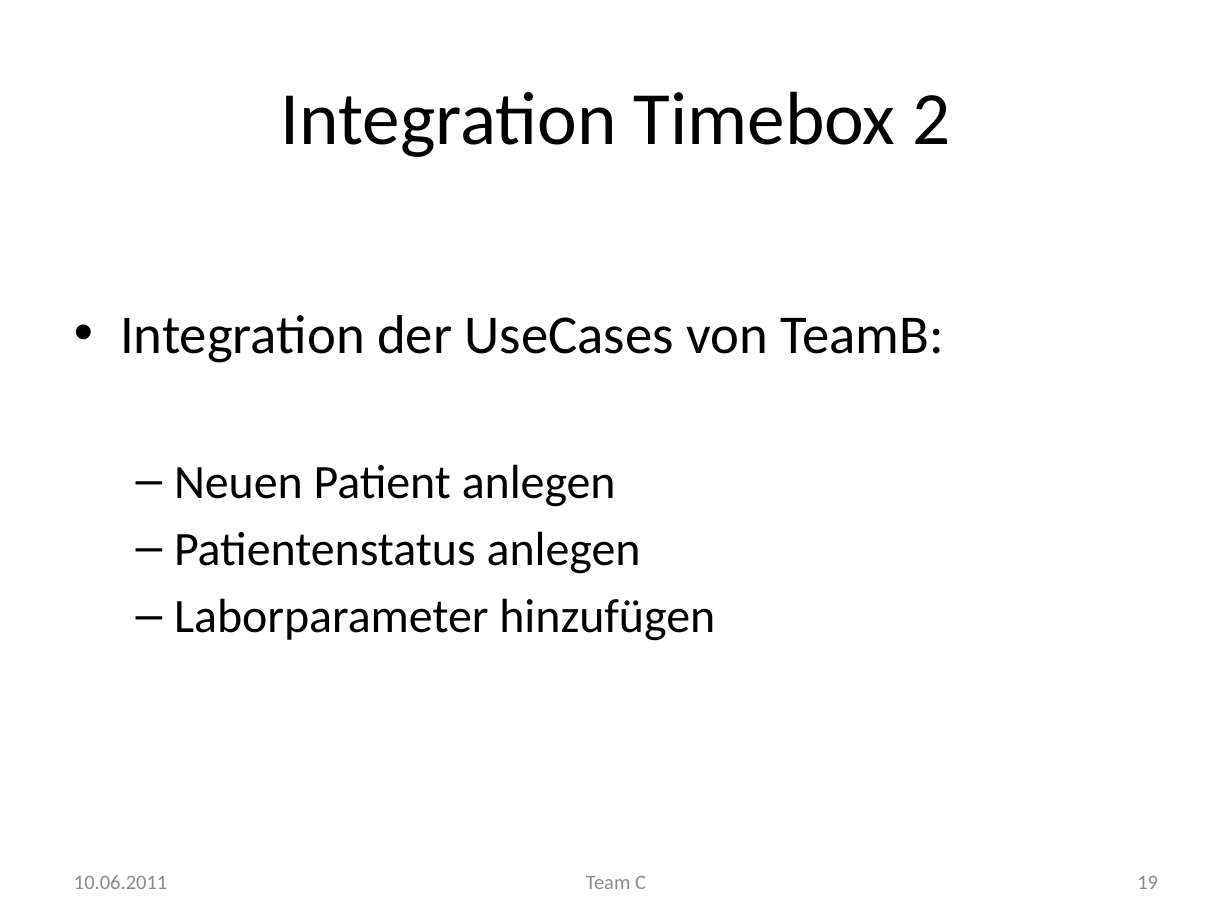
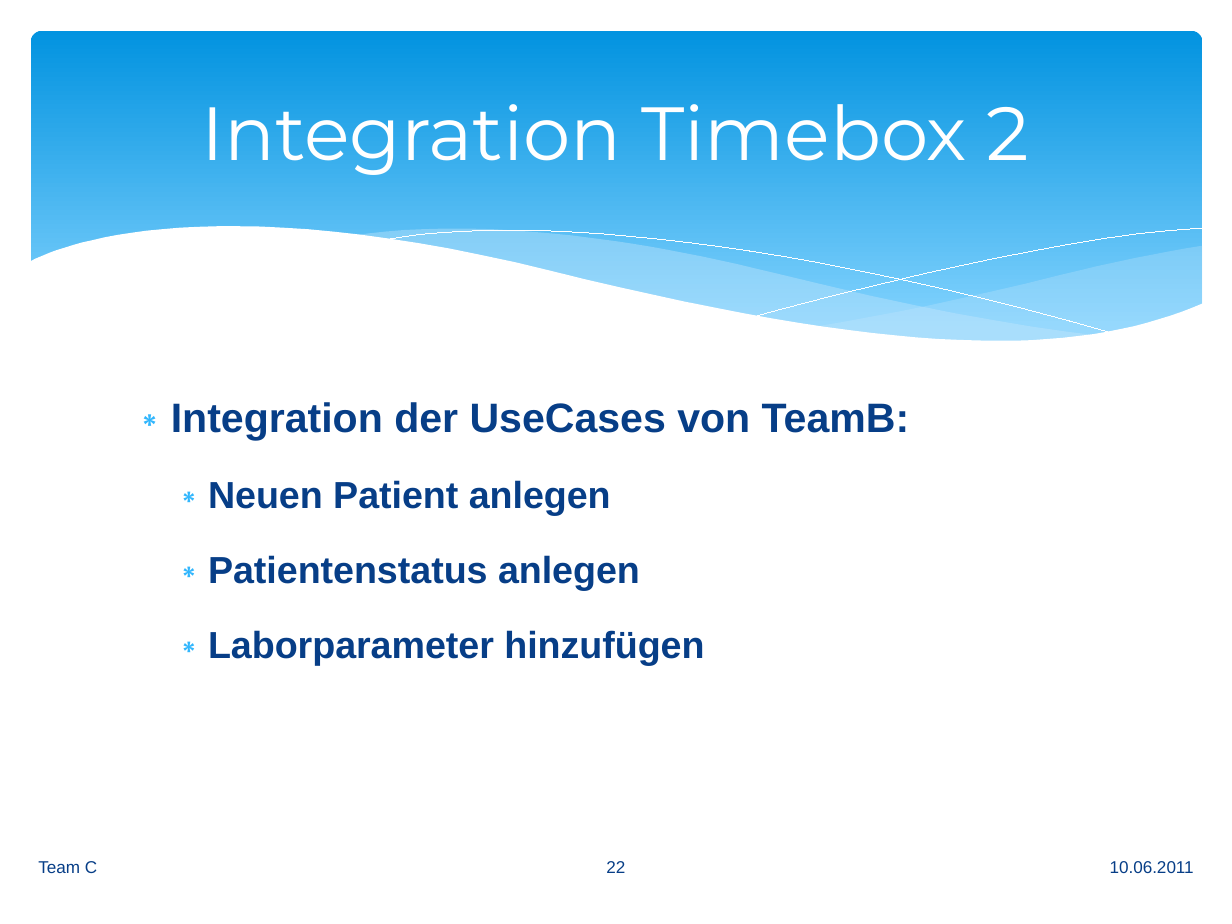
Before and after one commit to manuelTscholl/easydiet-team-c, a slide deck: slide 22 of doc/Abschluss/EasyDiet.pptx (slide 19 before the commit). Drawn at 1232x924 pixels with LibreOffice and Linux fonts; fonts in the diff are those of the drawing. Boxes give left, top, right and bottom in pixels: in the first picture for what was removed or moved away, otherwise in the second. Text is boxed around its words. In the diff, an @@ line names an element or a change of style, - is before the commit and + after.

```diff
--- a/doc/Abschluss/EasyDiet.pptx
+++ b/doc/Abschluss/EasyDiet.pptx
@@ rounded rectangle added at box(31, 31, 1202, 363), fill gradient #0293E0 to #83D3FE @@
@@ title "Integration Timebox 2": place and size @@
-title "Integration Timebox 2" at box(280, 91, 951, 157)
+title "Integration Timebox 2" at box(202, 104, 1030, 175)
@@ title "Integration Timebox 2" at box(202, 104, 1030, 175): font Calibri to Montserrat, text colour #000000 to #FFFFFF @@
@@ group added at box(28, 227, 1204, 405): 5 freeform shapes @@
@@ text "Integration der UseCases von TeamB:": place and size @@
-text "Integration der UseCases von TeamB:" at box(120, 315, 944, 641)
+text "Integration der UseCases von TeamB:" at box(171, 402, 910, 666)
@@ text "Integration der UseCases von TeamB:" at box(171, 402, 910, 666): size 32 to 24 pt in "Integration der UseCases von TeamB:"; font Calibri to Arial, text colour #000000 to #073E87, bold on; size 28 to 22 pt in "Neuen Patient anlegen", "Patientenstatus anlegen", "Laborparameter hinzufügen"; bullet • to ∗; line spacing 1 to 1.5; less space between paragraphs; bullet – to ∗ @@
@@ text "Team C": place and size @@
-text "Team C" at box(586, 876, 646, 889)
+text "Team C" at box(38, 861, 97, 873)
@@ text "Team C" at box(38, 861, 97, 873): size 12 to 10 pt, font Calibri to Arial, text colour #8C8C8C to #073E87; alignment centre to left @@
@@ page number added at box(606, 861, 625, 873), 10 pt, text #073E87 @@
+22
@@ text "10.06.2011": place and size @@
-text "10.06.2011" at box(74, 875, 167, 889)
+text "10.06.2011" at box(1110, 861, 1194, 873)
@@ text "10.06.2011" at box(1110, 861, 1194, 873): size 12 to 10 pt, font Calibri to Arial, text colour #8C8C8C to #073E87; alignment left to right @@
@@ page number removed at box(1137, 876, 1158, 889) @@
-19
```
Also in this commit, not shown: 25 other slides changed, 3 slides added.
